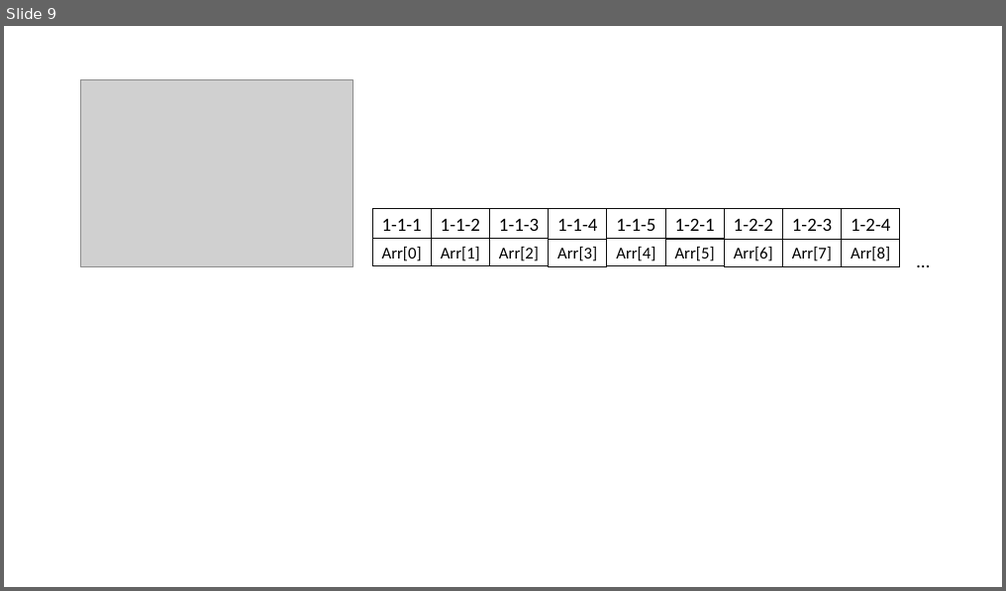
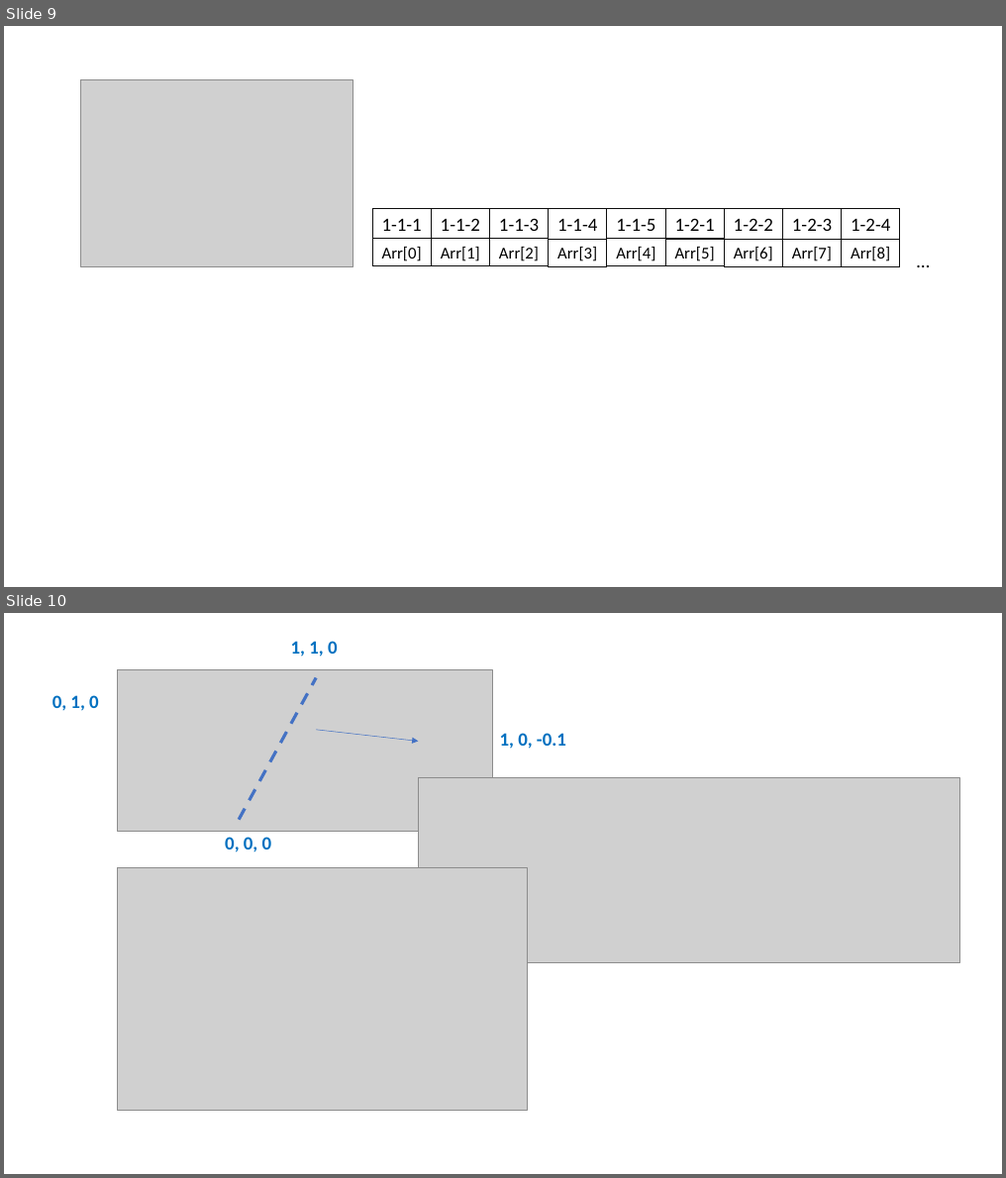
Before and after one commit to denismikulich91/SurfaceMineDesignWB, a slide deck: descriptions/pit_design_no_ramps_upd.pptx. Shown one above the other, each under a label of ours: slide 9 before the commit, slides 9 and 10 after it. The pictures are 1006x591 and 1006x1178 pixels, drawn with LibreOffice and Linux fonts; fonts in the diff are those of the drawing; grey boxes stand for pictures. Boxes give left, top, right and bottom in pixels: in the first picture for what was removed or moved away, otherwise in the second. Text is boxed around its words. In the diff, an @@ line names an element or a change of style, - is before the commit and + after.

```diff
--- a/descriptions/pit_design_no_ramps_upd.pptx
+++ b/descriptions/pit_design_no_ramps_upd.pptx
@@ slide 10 added at [4,613,1002,1174], background #FFFFFF @@
@@ group added at [53,641,566,853]: 4 texts, 1 picture, 1 line, 1 arrow @@
+0, 0, 0
+0, 1, 0
+1, 1, 0
+1, 0, -0.1
@@ picture added at [418,778,959,962] @@
@@ picture added at [117,868,528,1110] @@
```
Also in this commit, not shown: 2 other files.
